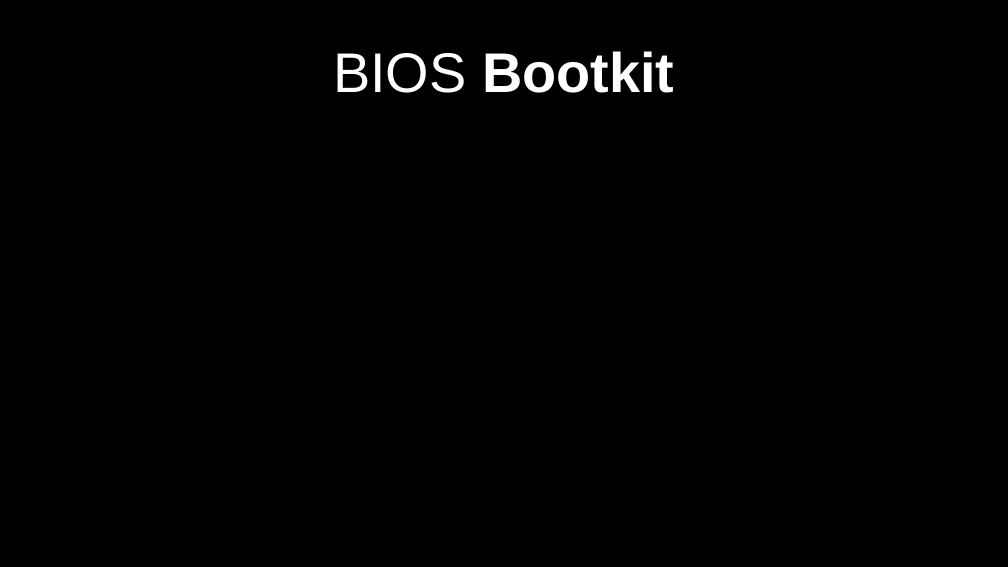
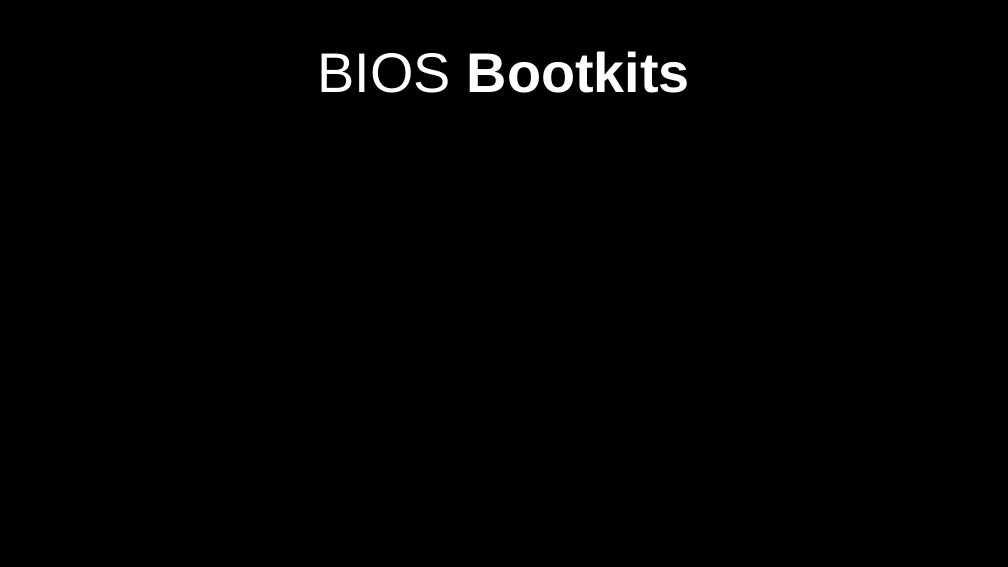
Before and after one commit to 0x0000z3r0/bios, a slide deck: slide 1 of docs/paper/BIOS.odp. Drawn at 1008x567 pixels with LibreOffice and Linux fonts; fonts in the diff are those of the drawing. Boxes give left, top, right and bottom in pixels: in the first picture for what was removed or moved away, otherwise in the second. Text is boxed around its words. In the diff, an @@ line names an element or a change of style, - is before the commit and + after.

```diff
--- a/docs/paper/BIOS.odp
+++ b/docs/paper/BIOS.odp
@@ title at [317, 51, 690, 93]: text changed @@
-BIOS Bootkit
+BIOS Bootkits
```
Also in this commit, not shown: 4 other slides changed, 15 slides added.
